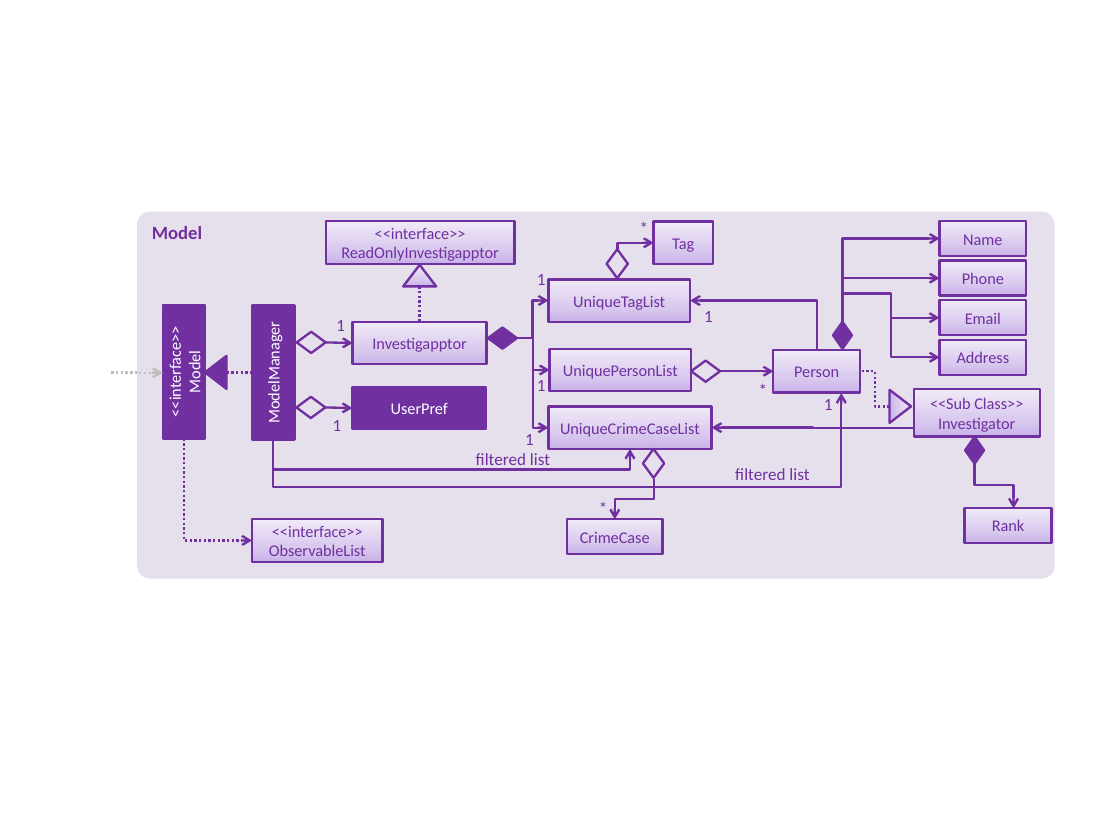
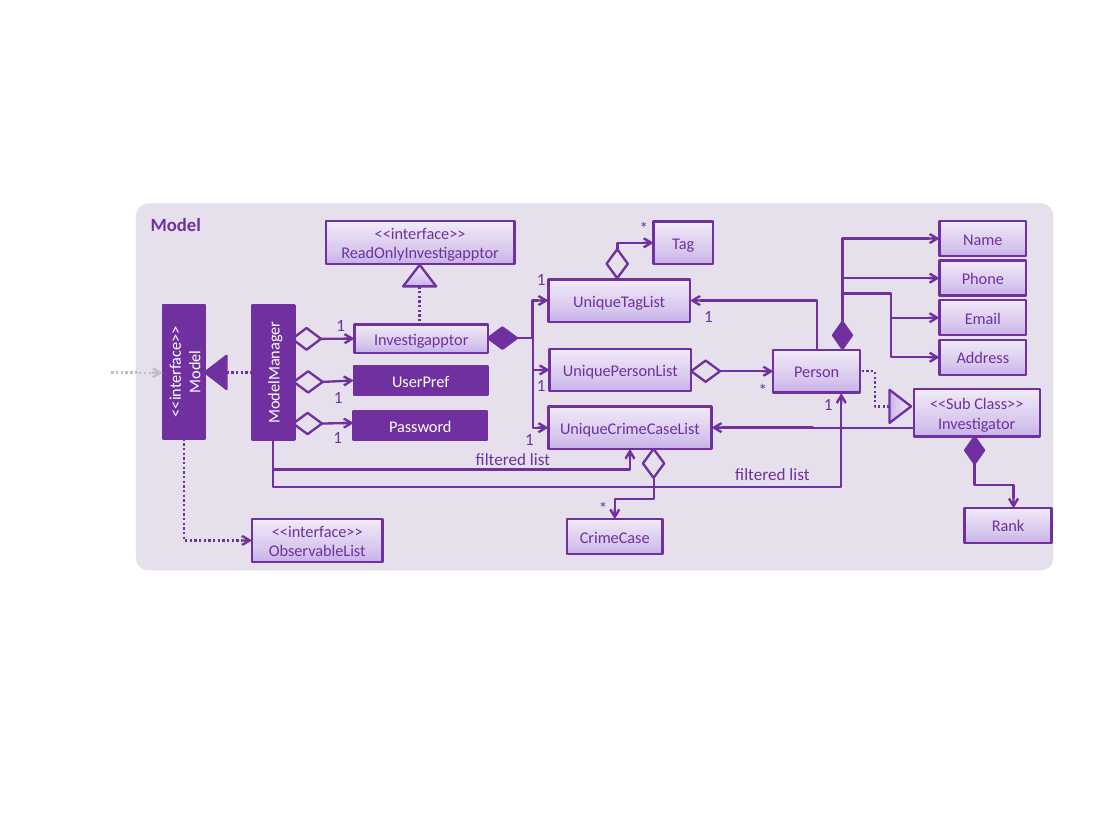
Before and after one commit to quentinkhoo/main, a slide deck: slide 1 of docs/diagrams/ModelComponentClassDiagram.pptx. Drawn at 1120x840 pixels with LibreOffice and Linux fonts; fonts in the diff are those of the drawing. Boxes give left, top, right and bottom in pixels: in the first picture for what was removed or moved away, otherwise in the second. Text is boxed around its words. In the diff, an @@ line names an element or a change of style, - is before the commit and + after.

```diff
--- a/docs/diagrams/ModelComponentClassDiagram.pptx
+++ b/docs/diagrams/ModelComponentClassDiagram.pptx
@@ rounded rectangle "Model": place and size @@
-rounded rectangle "Model" at bbox=[137, 212, 1054, 579]
+rounded rectangle "Model" at bbox=[136, 204, 1053, 571]
@@ diamond: place and size @@
-diamond at bbox=[297, 332, 326, 353]
+diamond at bbox=[292, 328, 321, 349]
@@ rectangle "Investigapptor": place and size @@
-rectangle "Investigapptor" at bbox=[353, 321, 487, 364]
+rectangle "Investigapptor" at bbox=[355, 325, 488, 353]
@@ arrow moved from (326, 343) - (353, 343) to (321, 339) - (355, 338) @@
@@ diamond: place and size @@
-diamond at bbox=[297, 396, 326, 418]
+diamond at bbox=[293, 372, 323, 393]
@@ arrow moved from (326, 408) - (353, 408) to (323, 382) - (354, 381) @@
@@ text "1": place and size @@
-text "1" at bbox=[333, 420, 342, 431]
+text "1" at bbox=[334, 392, 343, 403]
@@ rectangle "UserPref": place and size @@
-rectangle "UserPref" at bbox=[353, 386, 487, 429]
+rectangle "UserPref" at bbox=[354, 366, 488, 395]
@@ diamond added at bbox=[293, 413, 323, 435], outline #7030A0 1.5 pt @@
@@ rectangle added at bbox=[354, 411, 488, 440], fill #7030A0, outline #7030A0 1.5 pt, 10.5 pt, text #FFFFFF @@
+Password
@@ arrow added from (323, 423) to (354, 423), #7030A0 1.5 pt @@
@@ text added at bbox=[333, 432, 342, 443], 11 pt, text #7030A0 @@
+1
```
Also in this commit, not shown: 8 other files.
